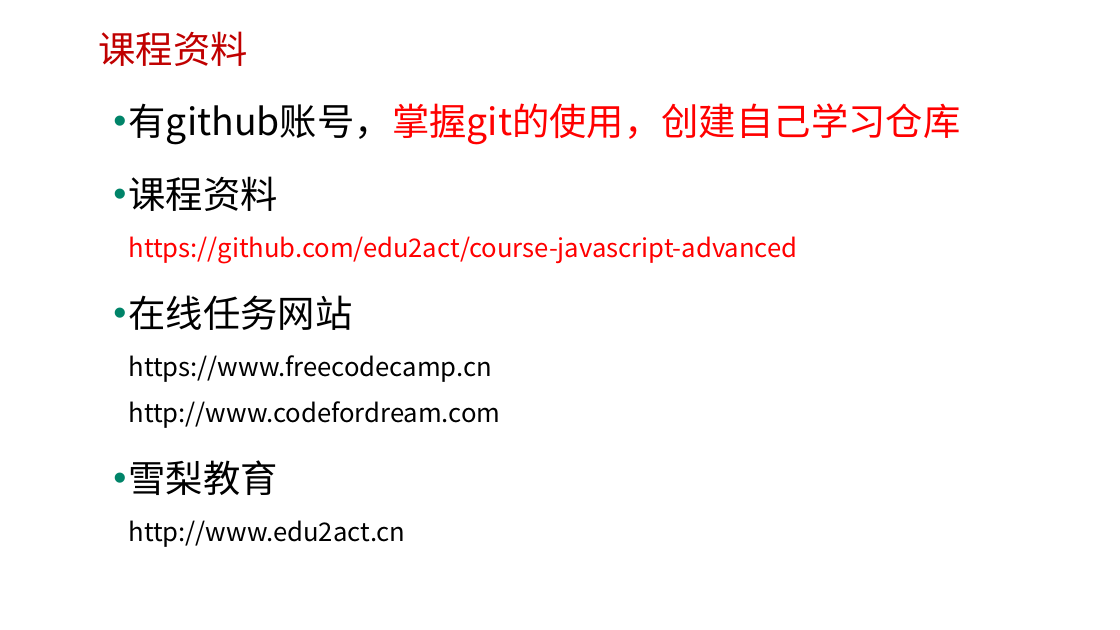
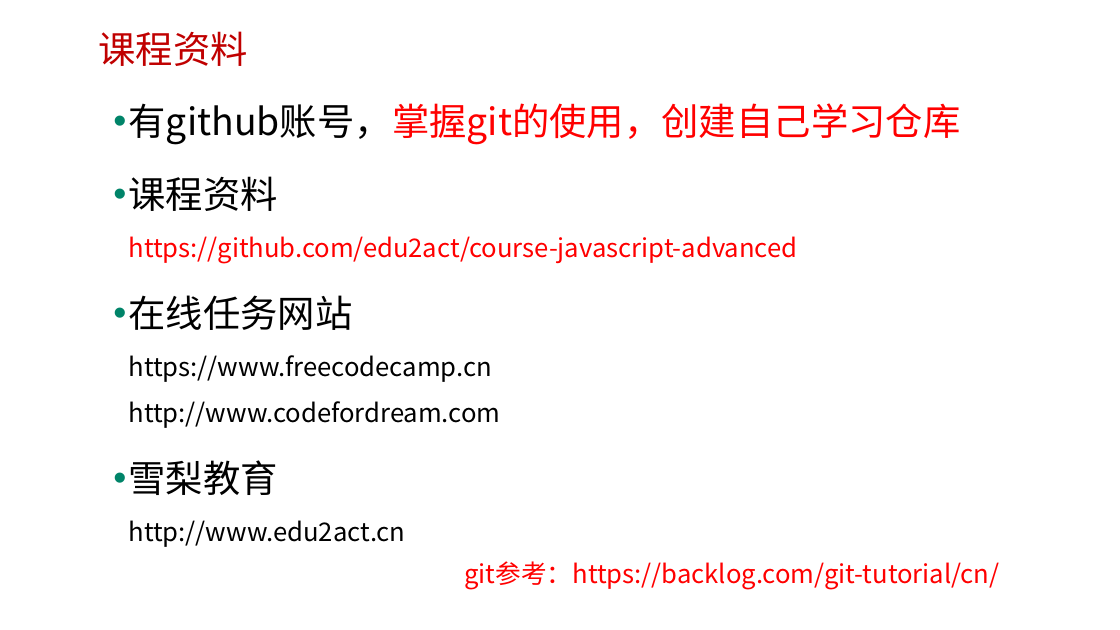
Before and after one commit to edu2act/course-javascript-advanced, a slide deck: slide 10 of 课程PPT/01.JavaScript发展历程及语言特点.pptx. Drawn at 1120x630 pixels with LibreOffice and Linux fonts; fonts in the diff are those of the drawing; background and template pictures are left out. Boxes give left, top, right and bottom in pixels: in the first picture for what was removed or moved away, otherwise in the second. Text is boxed around its words. In the diff, an @@ line names an element or a change of style, - is before the commit and + after.

Commit message:
modify

```diff
--- a/课程PPT/01.JavaScript发展历程及语言特点.pptx
+++ b/课程PPT/01.JavaScript发展历程及语言特点.pptx
@@ text added at box(464, 561, 999, 590), 22 pt, text #FF0000 @@
+git参考：https://backlog.com/git-tutorial/cn/
```
